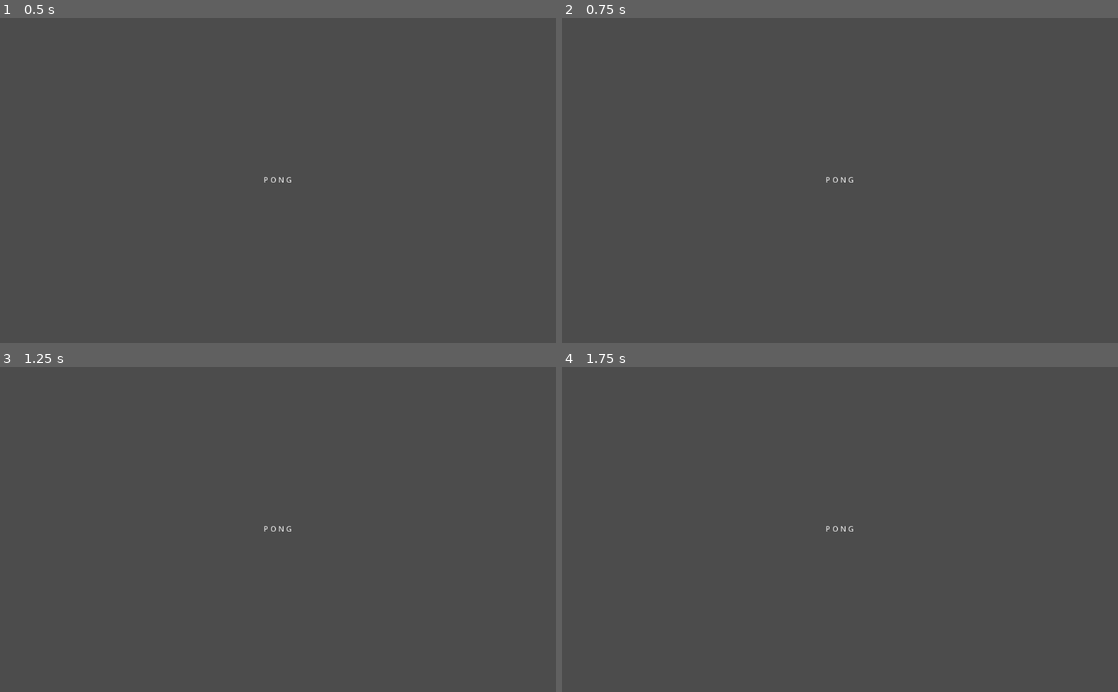
Above: before the commit, frames 1-4 (two rows, left to right).
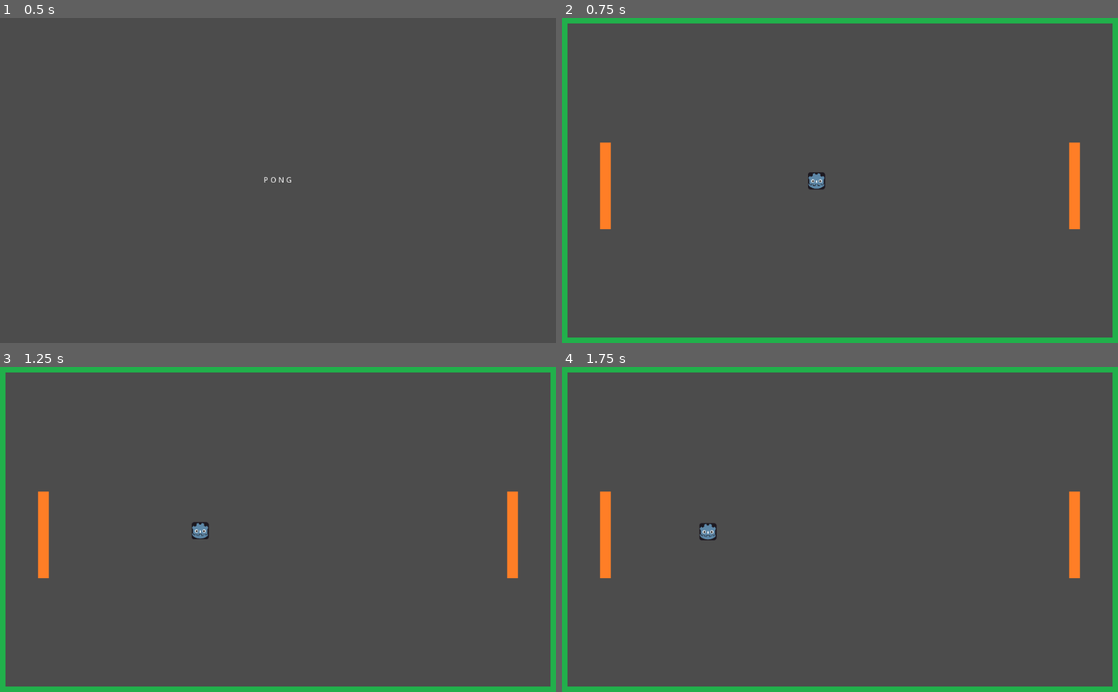
Above: after the commit, the same moments.

Repository: DanCorder/pong
Game: Godot game, scene res://title.tscn
Two runs of this game, one before a commit and one after it. Both use one fixed random seed, a clock stepped at 60 frames per second and the inputs below.
Inputs:
- Up to frame 1 (0.5 s): no input
- Up to frame 2 (0.75 s): tap Enter (ui_accept) at 0.5 s; hold Enter (ui_accept) from 0.53 s (still down)
- Up to frame 3 (1.25 s): keep holding Enter (ui_accept)
- Up to frame 4 (1.75 s): release Enter (ui_accept) at 1.28 s; tap Enter (ui_accept) at 1.35, 1.52 s

Frame 1 is identical in both runs. In frame 2, 6.7% of the frame differs, in the area x 0-100%, y 0-100%; in frame 3, 6.7%; in frame 4, 6.7%.

Commit message:
feat: add title screen to game transition

Diff:
--- /dev/null
+++ b/title.gd
@@ -0,0 +1,5 @@
+extends Control
+
+func _process(delta):
+	if Input.is_action_pressed('ui_accept'):
+		get_tree().change_scene('res://game.tscn')
--- a/title.tscn
+++ b/title.tscn
@@ -1,8 +1,11 @@
-[gd_scene format=2]
+[gd_scene load_steps=2 format=2]
+
+[ext_resource path="res://title.gd" type="Script" id=1]
 
 [node name="Control" type="Control"]
 anchor_right = 1.0
 anchor_bottom = 1.0
+script = ExtResource( 1 )
 
 [node name="Label" type="Label" parent="."]
 margin_right = 1024.0
@@ -10,3 +13,6 @@
 text = "P O N G"
 align = 1
 valign = 1
+__meta__ = {
+"_edit_use_anchors_": false
+}
